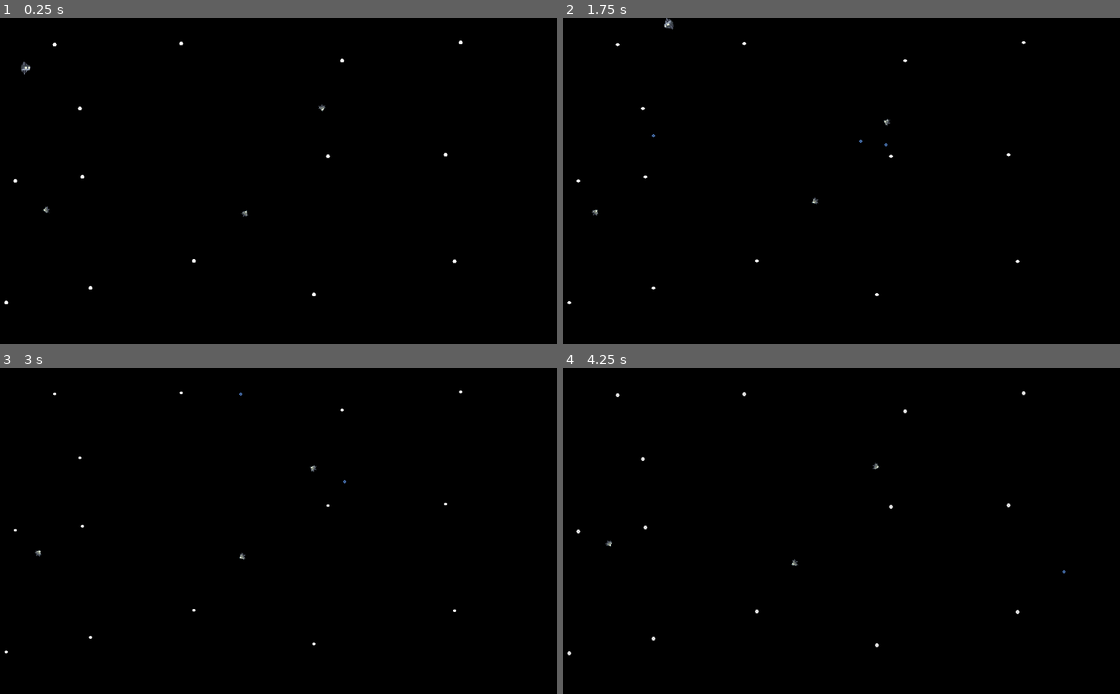
Above: before the commit, frames 1-4 (two rows, left to right).
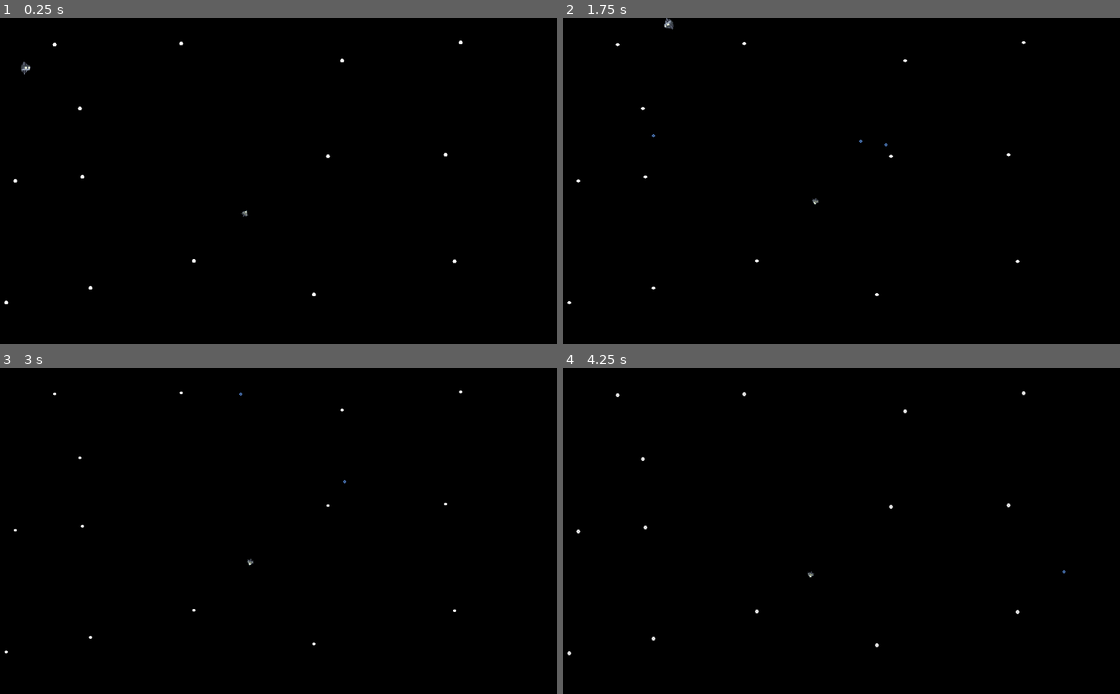
Above: after the commit, the same moments.

Repository: hamletrpg/project-s
Game: Godot game, scene res://scenes/Levels/level_1.tscn
Two runs of this game, one before a commit and one after it. Both use one fixed random seed, a clock stepped at 60 frames per second and the inputs below.
Inputs (mouse positions are in pixels of both pictures, inside the frame that each line leads up to):
- Up to frame 1 (0.25 s): no input
- Up to frame 2 (1.75 s): move the mouse to (958, 164) at 0.52 s; hold D (right) 0.53-1.28 s; hold Space (main_fire) 0.53-1.28 s; move the mouse to (713, 197) at 1.27 s; hold S (down) from 1.28 s (still down); tap Space (main_fire) at 1.35 s
- Up to frame 3 (3 s): move the mouse to (323, 459) at 2.02 s; release S (down) at 2.03 s; hold D (right) 2.03-2.78 s; hold Space (main_fire) 2.03-2.78 s; move the mouse to (239, 596) at 2.77 s; hold W (up) from 2.78 s (still down); tap Space (main_fire) at 2.85 s
- Up to frame 4 (4.25 s): move the mouse to (1003, 579) at 3.52 s; release W (up) at 3.53 s; hold A (left) from 3.53 s (still down); hold Space (main_fire) from 3.53 s (still down)

The runs differ from the first frame. In frame 1, less than 0.1% of the frame differs, in the area x 7-59%, y 26-60%; in frame 2, less than 0.1%; in frame 3, less than 0.1%, in the area x 6-57%, y 29-61%; in frame 4, less than 0.1%.

Commit message:
created chase functionality

Diff:
--- a/scenes/Enemies/basic_mob.tscn
+++ b/scenes/Enemies/basic_mob.tscn
@@ -1,21 +1,26 @@
-[gd_scene load_steps=8 format=3 uid="uid://cmxjqojlhm8om"]
+[gd_scene load_steps=10 format=3 uid="uid://cmxjqojlhm8om"]
 
 [ext_resource type="Script" path="res://scripts/enemies/mobs/basic_mob.gd" id="1_5bvnm"]
 [ext_resource type="PackedScene" uid="uid://df7xotv1od8v0" path="res://scenes/Enemies/enemy_projectiles/basic_enemy_lasser.tscn" id="2_1ojow"]
 [ext_resource type="Texture2D" uid="uid://b3fwxgitq3qbc" path="res://graphics/mobs/basic_mob/enemy.png" id="2_c6iuh"]
 [ext_resource type="PackedScene" uid="uid://bryxb2ku35jen" path="res://scenes/Enemies/controllers/attack_controller.tscn" id="4_j74d4"]
 [ext_resource type="PackedScene" uid="uid://dpubvi77hto5w" path="res://scenes/Enemies/controllers/basic_enemy_wander_controller.tscn" id="4_smdja"]
+[ext_resource type="PackedScene" uid="uid://cptjehlok5xjx" path="res://scenes/Enemies/controllers/basic_enemy_chase_controller.tscn" id="6_24egq"]
 
 [sub_resource type="CircleShape2D" id="CircleShape2D_f4mcv"]
 
 [sub_resource type="CircleShape2D" id="CircleShape2D_62bni"]
 radius = 105.802
 
-[node name="basic_mob" type="CharacterBody2D" node_paths=PackedStringArray("wander_controller", "attack_controller")]
+[sub_resource type="CircleShape2D" id="CircleShape2D_n1pim"]
+radius = 155.261
+
+[node name="basic_mob" type="CharacterBody2D" node_paths=PackedStringArray("wander_controller", "attack_controller", "chase_controller")]
 script = ExtResource("1_5bvnm")
 wander_controller = NodePath("basicEnemyWanderController")
 attack_controller = NodePath("attack_controller")
 bullet = ExtResource("2_1ojow")
+chase_controller = NodePath("basic_enemy_chase_controller")
 
 [node name="CollisionShape2D" type="CollisionShape2D" parent="."]
 shape = SubResource("CircleShape2D_f4mcv")
@@ -26,6 +31,10 @@
 
 [node name="basicEnemyWanderController" parent="." instance=ExtResource("4_smdja")]
 
+[node name="attack_controller" parent="." instance=ExtResource("4_j74d4")]
+
+[node name="basic_enemy_chase_controller" parent="." instance=ExtResource("6_24egq")]
+
 [node name="wander_update" type="Timer" parent="."]
 wait_time = 2.0
 autostart = true
@@ -35,8 +44,13 @@
 [node name="CollisionShape2D" type="CollisionShape2D" parent="attack_range"]
 shape = SubResource("CircleShape2D_62bni")
 
-[node name="attack_controller" parent="." instance=ExtResource("4_j74d4")]
+[node name="chase_range" type="Area2D" parent="."]
+
+[node name="CollisionShape2D" type="CollisionShape2D" parent="chase_range"]
+shape = SubResource("CircleShape2D_n1pim")
 
 [connection signal="laser" from="." to="." method="_on_laser"]
 [connection signal="timeout" from="wander_update" to="." method="_on_wander_update_timeout"]
 [connection signal="body_entered" from="attack_range" to="." method="_on_attack_range_body_entered"]
+[connection signal="body_entered" from="chase_range" to="." method="_on_chase_range_body_entered"]
+[connection signal="body_exited" from="chase_range" to="." method="_on_chase_range_body_exited"]
--- /dev/null
+++ b/scenes/Enemies/controllers/basic_enemy_chase_controller.tscn
@@ -0,0 +1,6 @@
+[gd_scene load_steps=2 format=3 uid="uid://cptjehlok5xjx"]
+
+[ext_resource type="Script" path="res://scripts/enemies/enemy_controllers/basic_enemy_chase_controller.gd" id="1_0fv0j"]
+
+[node name="basic_enemy_chase_controller" type="Node2D"]
+script = ExtResource("1_0fv0j")
--- a/scenes/Levels/level_1.tscn
+++ b/scenes/Levels/level_1.tscn
@@ -76,10 +76,4 @@
 [node name="basic_mob" parent="Enemies" instance=ExtResource("4_ve0j3")]
 position = Vector2(532, 391)
 
-[node name="basic_mob2" parent="Enemies" instance=ExtResource("4_ve0j3")]
-position = Vector2(686, 176)
-
-[node name="basic_mob3" parent="Enemies" instance=ExtResource("4_ve0j3")]
-position = Vector2(142, 381)
-
 [connection signal="laser" from="player" to="." method="_on_player_laser"]
--- /dev/null
+++ b/scripts/enemies/enemy_controllers/basic_enemy_chase_controller.gd
@@ -0,0 +1,8 @@
+extends Node2D
+@onready var enemy = self.get_parent() as CharacterBody2D
+
+func chase_target(target: Node2D, speed: float) -> void:
+	var direction = (target.global_position - enemy.global_position).normalized()
+	var desired_velocity = direction * speed
+	enemy.velocity = enemy.velocity.lerp(desired_velocity, 0.1)
+	enemy.rotation = enemy.global_position.angle_to_point(target.global_position)
--- a/scripts/enemies/enemy_controllers/basic_enemy_wander_controller.gd
+++ b/scripts/enemies/enemy_controllers/basic_enemy_wander_controller.gd
@@ -16,7 +16,7 @@
 	# print("Enemy position: ", enemy.global_position)
 	# print("Target position: ", target_position)
 	if target_position.distance_to(enemy.global_position) < 2 or target_position == Vector2.ZERO:
-		# print("Setting new target position")
+
 		var angle = randf_range(0, 2 * PI)
 		var offset = Vector2(cos(angle), sin(angle)) * wander_radius
 		target_position = start_node_position + offset
@@ -26,3 +26,4 @@
 	enemy.velocity = enemy.velocity.lerp(desired_velocity, 0.1)
 	enemy.rotation = enemy.global_position.angle_to_point(target_position)
 	# print(target_position)
+	# print(target_position.distance_to(enemy.global_position))
--- a/scripts/enemies/mobs/basic_mob.gd
+++ b/scripts/enemies/mobs/basic_mob.gd
@@ -1,11 +1,13 @@
 extends CharacterBody2D
 
-var current_state = State.IDLE
+var current_state = State.WANDER
 var can_shoot = true
+@onready var wander_update_timer = $wander_update
 @export var wander_controller: Node2D
 @export var attack_controller: Node2D
 @onready var player = PlayerReference.player
 @export var bullet: PackedScene
+@export var chase_controller: Node2D
 
 
 signal laser(pos, dir)
@@ -13,12 +15,13 @@
 enum State {
 	IDLE,
 	WANDER,
-	ATTACK
+	ATTACK,
+	CHASE
 }
 
 func _physics_process(_delta):
 	if get_state() == State.IDLE and get_state() != State.ATTACK:
-		wander_controller.wander_action()
+		velocity = Vector2.ZERO
 	elif get_state() == State.WANDER and get_state() != State.ATTACK:
 		wander_controller.wander_action()
 
@@ -28,8 +31,10 @@
 			attack_controller.aim_and_attack(self, global_position, dir)
 			await get_tree().create_timer(1).timeout
 			can_shoot = true
+	elif get_state() == State.CHASE:
+		chase_controller.chase_target(player, 50)
+
 	move_and_slide()
-	print(get_state())
 
 
 func get_state():
@@ -39,7 +44,9 @@
 	current_state = state
 
 func _on_wander_update_timeout():
-	set_state(State.WANDER if randi_range(0, 1) == 0 else State.IDLE)
+	var random_number = randi_range(0, 4)
+	set_state(State.WANDER if random_number != 4 else State.IDLE)
+	print(random_number)
 
 func _on_attack_range_body_entered(body):
 	if body == player:
@@ -51,3 +58,18 @@
 	spawned_bullet.global_position = pos
 	spawned_bullet.direction = dir
 	get_parent().add_child(spawned_bullet)
+
+
+func _on_chase_range_body_entered(body):
+	if body == player:
+		set_state(State.CHASE)
+		wander_update_timer.stop()
+
+		print("Chase")
+
+
+func _on_chase_range_body_exited(body):
+	if body == player:
+		set_state(State.WANDER)
+		wander_update_timer.start()
+		print("Wander")
